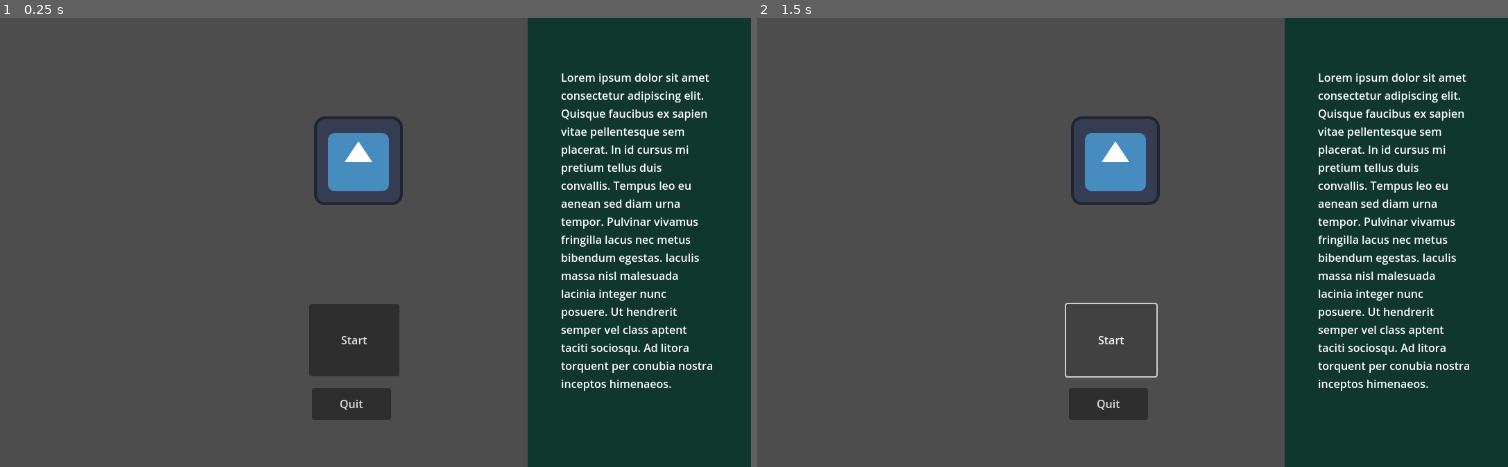
Above: before the commit, frames 1-2 (left to right).
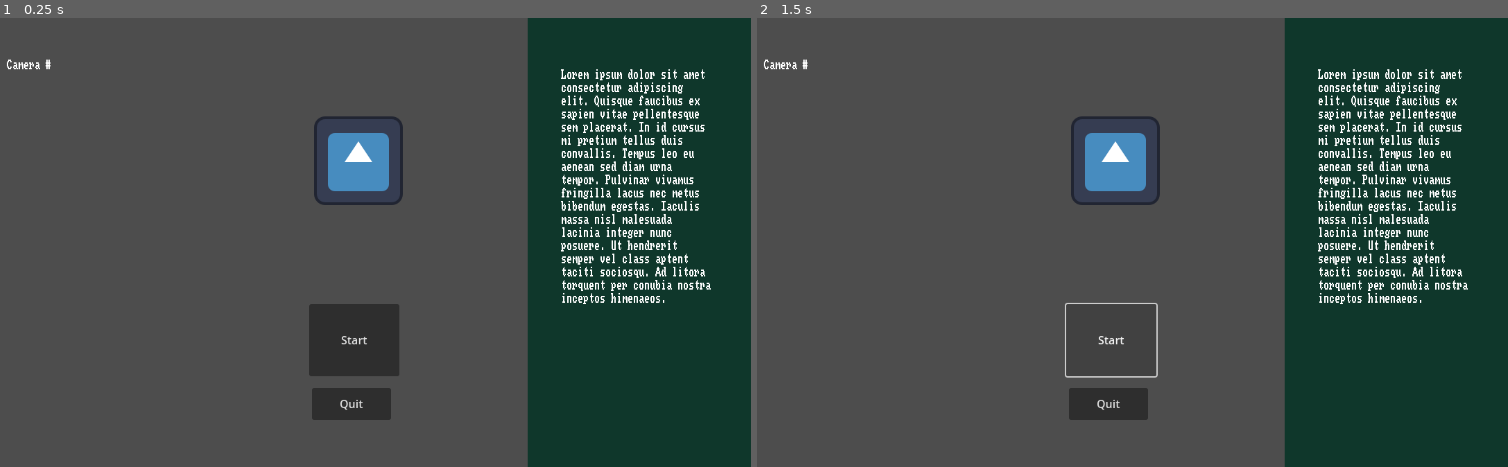
Above: after the commit, the same moments.

Repository: Undalevein/Game-Jam-2026-Eye-Spy
Game: Godot game, scene res://Scenes/game.tscn
Same seed, same stepped clock (60 frames per second), same inputs: the game is played once before the commit and once after it. The engine's default icon, where the game draws it, is replaced by a stand-in: a white triangle on a blue panel in a dark square.
Inputs:
- Up to frame 1 (0.25 s): no input
- Up to frame 2 (1.5 s): click "Start" at 0.5 s; click "Start" at 1.25 s

The runs differ from the first frame. In frame 1, 5.4% of the frame differs, in the area x 0-95%, y 9-84%; in frame 2, 5.4%.

Commit message:
Added more stuff

Diff:
--- a/Scenes/game.tscn
+++ b/Scenes/game.tscn
@@ -1,19 +1,24 @@
-[gd_scene load_steps=3 format=3 uid="uid://dum34mb4dxme5"]
+[gd_scene load_steps=4 format=3 uid="uid://dum34mb4dxme5"]
 
 [ext_resource type="PackedScene" uid="uid://xcbhh04btsa7" path="res://Scenes/game_interface.tscn" id="1_ebmjs"]
+[ext_resource type="Script" uid="uid://bvfbhrxo8d74e" path="res://Scripts/game_manager.gd" id="1_wrm1d"]
 [ext_resource type="PackedScene" uid="uid://cn506ewwgm05c" path="res://main_menu.tscn" id="2_qxrlw"]
 
 [node name="Game" type="Node2D"]
+script = ExtResource("1_wrm1d")
 
 [node name="UI" type="Control" parent="."]
 layout_mode = 3
 anchors_preset = 0
 offset_right = 40.0
 offset_bottom = 40.0
+metadata/_edit_use_anchors_ = true
 
 [node name="Camera2D" type="Camera2D" parent="UI"]
 anchor_mode = 0
 
 [node name="GameInterface" parent="UI/Camera2D" instance=ExtResource("1_ebmjs")]
+metadata/_edit_use_anchors_ = true
 
 [node name="MainMenu" parent="UI/Camera2D" instance=ExtResource("2_qxrlw")]
+metadata/_edit_use_anchors_ = true
--- a/Scenes/game_interface.tscn
+++ b/Scenes/game_interface.tscn
@@ -1,4 +1,12 @@
-[gd_scene format=3 uid="uid://xcbhh04btsa7"]
+[gd_scene load_steps=4 format=3 uid="uid://xcbhh04btsa7"]
+
+[ext_resource type="FontFile" uid="uid://cr6golww4ofp8" path="res://Fonts/novem___.ttf" id="1_pcnj6"]
+
+[sub_resource type="LabelSettings" id="LabelSettings_p428j"]
+font = ExtResource("1_pcnj6")
+
+[sub_resource type="LabelSettings" id="LabelSettings_pcnj6"]
+font = ExtResource("1_pcnj6")
 
 [node name="GameInterface" type="Control"]
 layout_mode = 3
@@ -22,4 +30,15 @@
 offset_right = 1103.0
 offset_bottom = 539.0
 text = "Lorem ipsum dolor sit amet consectetur adipiscing elit. Quisque faucibus ex sapien vitae pellentesque sem place …(327 unchanged characters)…
+label_settings = SubResource("LabelSettings_p428j")
 autowrap_mode = 3
+
+[node name="CameraNumberLabel" type="Label" parent="."]
+layout_mode = 0
+offset_left = 79.0
+offset_top = 60.0
+offset_right = 304.0
+offset_bottom = 83.0
+text = "Camera #"
+label_settings = SubResource("LabelSettings_pcnj6")
+autowrap_mode = 3
--- /dev/null
+++ b/Scripts/game_manager.gd
@@ -0,0 +1,3 @@
+extends Node2D
+
+var current_level = 0
Binary file added: Fonts/novem___.ttf
Not shown, added: Fonts/novem___.ttf.import
Not shown, added: Scripts/game_manager.gd.uid
Not shown, added: README.md
